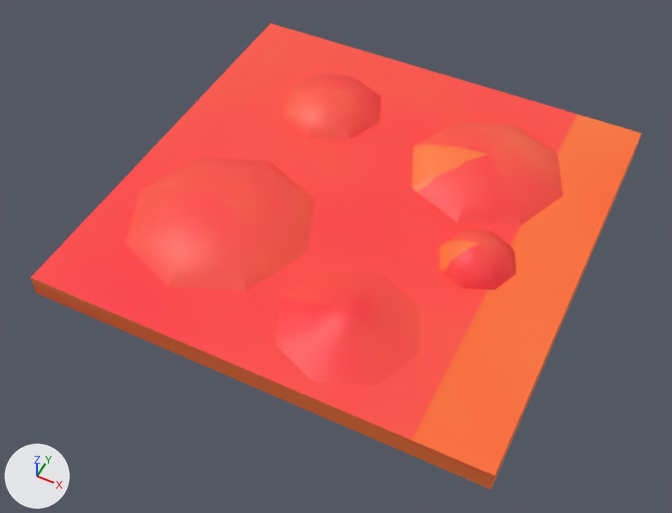
The OBJ model project/Resource/Models/MeltFloor/MeltFloor.obj, before and after one commit.
Camera for both pictures: a 50 mm lens placed at (0.608, -1.326, 1.469), pointed at (0.011, -0.132, -0.023). The lights are fixed; the arrows at lower left show +X, +Y and +Z. The older version comes first. Where no turn or scale is listed for an object, it has been applied to the vertices.

Names of what the first picture shows: 'Cube', '球', '球.001', '球.002', '球.003', '球.004'.
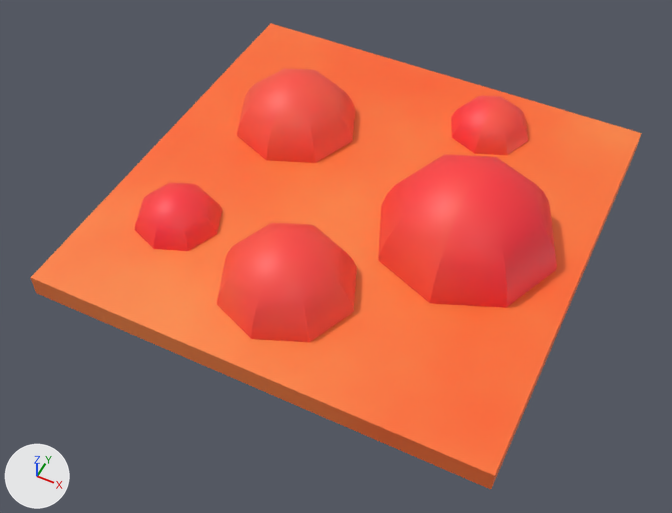
The change, as JSON lines over the scene's bpy script:
```json
{"block": "me_cube", "where": "me_cube.from_pydata(...)  # 8 vertices, 12 faces; spans x -0.5..0.5, y -0.5..0.5, z -0.025..0.025"}
{"block": "me_cube", "where": "# used by ob_cube; location = (0.0, 0.0, 0.0)"}
{"block": "me_cube", "change": "me_cube part 1: texture (UV) coordinates of 12 of 12 faces, centred in x -0.5..0.5, y -0.5..0.5, z -0.025..0.025, changed; they spanned u 0.0..0.6, v 0.0..0.8 and now span u 0.0..0.43, v 0.0..0.82"}
{"block": "me_球_001", "where": "# used by ob_球_001; location = (0.0, 0.0, 0.0)"}
{"op": "remove", "block": "me_球_001", "code": "me_球_001.from_pydata(...)  # 25 vertices, 46 faces; spans x -0.322..-0.068, y 0.134..0.387, z 0.025..0.075"}
{"op": "add", "block": "me_球_001", "code": "me_球_001.from_pydata(...)  # 65 vertices, 126 faces; spans x -0.391..-0.096, y 0.022..0.317, z 0.025..0.15"}
{"block": "me_球_001", "change": "me_球_001 part 2: the whole mesh is rebuilt"}
{"block": "me_球_002", "where": "# used by ob_球_002; location = (0.0, 0.0, 0.0)"}
{"op": "remove", "block": "me_球_002", "code": "me_球_002.from_pydata(...)  # 25 vertices, 46 faces; spans x 0.212..0.381, y -0.133..0.036, z 0.025..0.075"}
{"op": "add", "block": "me_球_002", "code": "me_球_002.from_pydata(...)  # 57 vertices, 110 faces; spans x 0.078..0.27, y 0.257..0.449, z 0.025..0.1"}
{"block": "me_球_002", "change": "me_球_002 part 3: 57 vertices added at x 0.078..0.27, y 0.257..0.449, z 0.025..0.1"}
{"block": "me_球_002", "change": "me_球_002 part 4: 25 vertices removed from x 0.212..0.381, y -0.133..0.036, z 0.025..0.075"}
{"block": "me_球_003", "where": "# used by ob_球_003; location = (0.0, 0.0, 0.0)"}
{"op": "remove", "block": "me_球_003", "code": "me_球_003.from_pydata(...)  # 25 vertices, 46 faces; spans x -0.446..-0.027, y -0.395..0.023, z 0.025..0.082"}
{"op": "add", "block": "me_球_003", "code": "me_球_003.from_pydata(...)  # 57 vertices, 110 faces; spans x -0.416..-0.223, y -0.323..-0.13, z 0.025..0.1"}
{"block": "me_球_003", "change": "me_球_003 part 5: the whole mesh is rebuilt"}
{"block": "me_球_004", "where": "# used by ob_球_004; location = (0.0, 0.0, 0.0)"}
{"op": "remove", "block": "me_球_004", "code": "me_球_004.from_pydata(...)  # 25 vertices, 46 faces; spans x 0.038..0.398, y 0.034..0.395, z 0.025..0.075"}
{"op": "add", "block": "me_球_004", "code": "me_球_004.from_pydata(...)  # 65 vertices, 126 faces; spans x 0.056..0.451, y -0.199..0.196, z 0.025..0.2"}
{"block": "me_球_004", "change": "me_球_004 part 6: the whole mesh is rebuilt"}
{"op": "add", "block": "me_球_005", "code": ["me_球_005 = bpy.data.meshes.new('球.005')", "me_球_005.from_pydata(...)  # 65 vertices, 126 faces; spans x -0.168..0.128, y -0.434..-0.139, z 0.025..0.15", "me_球_005.materials.append(mat_material)  # picture img_meltfloor_png"]}
{"op": "remove", "block": "ob_球", "code": ["ob_球 = bpy.data.objects.new('球', me_球)", "ob_球.location = (0.0, 0.0, 0.0)"]}
{"op": "add", "block": "ob_球_005", "code": ["ob_球_005 = bpy.data.objects.new('球.005', me_球_005)", "ob_球_005.location = (0.0, 0.0, 0.0)"]}
```

Location of each change, (x1, y1, x2, y2) in pixels of the pictures (672 x 513 px):
```json
{"object": "球.004", "change": "reshaped", "before": [412, 122, 563, 225], "after": [378, 154, 557, 308], "on screen": "18% wider, 49% taller"}
{"object": "球.003", "change": "reshaped", "before": [125, 158, 314, 291], "after": [134, 183, 222, 251], "on screen": "53% narrower, 49% shorter"}
{"object": "球", "change": "deleted", "before": [275, 270, 421, 386], "on screen": "red"}
{"object": "球.005", "change": "added", "after": [217, 223, 357, 342], "on screen": "red"}
{"object": "球.001", "change": "reshaped", "before": [282, 74, 381, 140], "after": [237, 68, 355, 163], "on screen": "19% wider, 43% taller"}
{"object": "球.002", "change": "reshaped", "before": [439, 230, 516, 290], "after": [451, 96, 528, 155]}
{"part": 1, "of": "me_cube", "change": "surface changed", "before": [30, 23, 640, 442], "after": [30, 23, 640, 442]}
{"part": 3, "of": "me_球_002", "change": "added", "after": [451, 96, 528, 155], "on screen": "red"}
{"part": 4, "of": "me_球_002", "change": "deleted", "before": [439, 230, 516, 290], "on screen": "red"}
```
